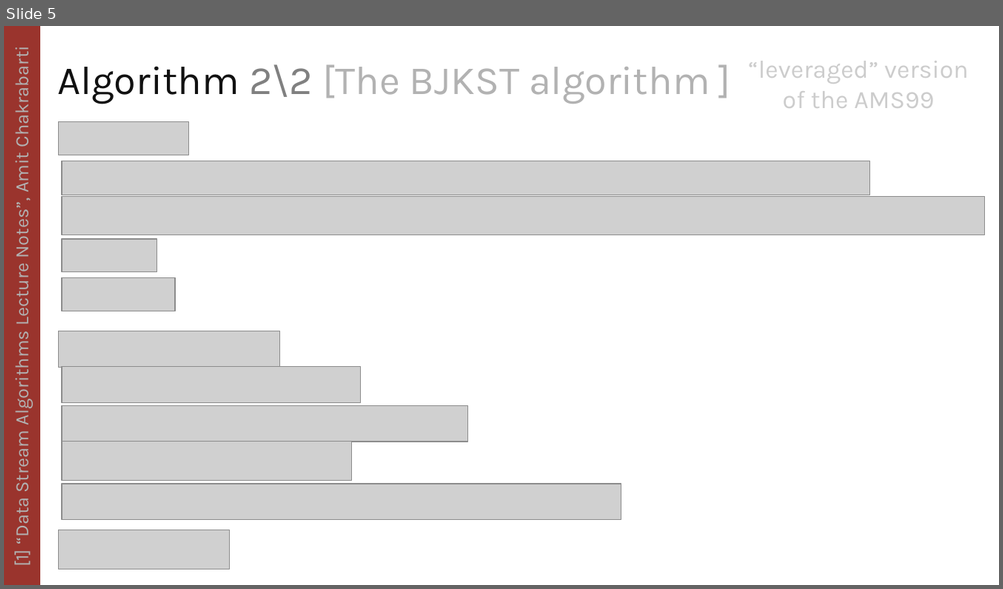
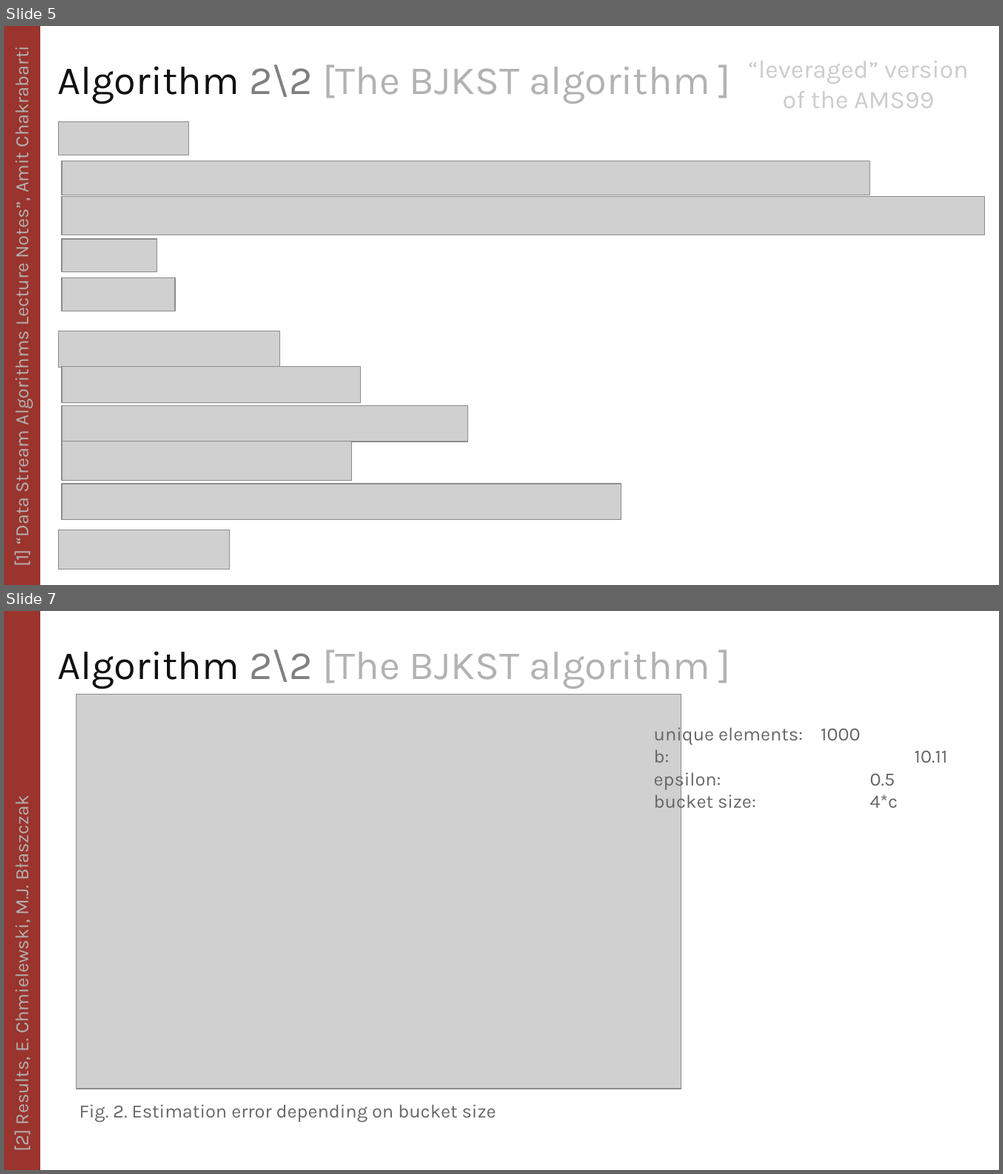
Before and after one commit to kermitsmind/BJKST_algorithm, a slide deck: BJKST_presentation.odp. Shown one above the other, each under a label of ours: slide 5 before the commit, slides 5 and 7 after it; the slides between them are not shown. The pictures are 1003x589 and 1003x1174 pixels, drawn with LibreOffice and Linux fonts; fonts in the diff are those of the drawing; grey boxes stand for pictures. Boxes give left, top, right and bottom in pixels: in the first picture for what was removed or moved away, otherwise in the second. Text is boxed around its words. In the diff, an @@ line names an element or a change of style, - is before the commit and + after.

```diff
--- a/BJKST_presentation.odp
+++ b/BJKST_presentation.odp
@@ slide 7 added at (4,611,999,1170), background #FFFFFF @@
@@ rectangle added at (4,611,40,1170), fill #9A342D, outline #9A342D 0 pt @@
@@ title added at (57,649,710,689), 32 pt, text #B2B2B2 @@
+Algorithm 2\2 [The BJKST algorithm ]
@@ picture added at (77,695,681,1089) @@
@@ text added at (654,723,948,813), 15 pt, text #666666 @@
+unique elements: 1000
+b: 10.11
+epsilon: 0.5
+bucket size: 4*c
@@ text added at (9,803,34,1150), 15 pt, text #B2B2B2 @@
+[2] Results, E. Chmielewski, M.J. Błaszczak
@@ text added at (79,1105,496,1122), 15 pt, text #666666 @@
+Fig. 2. Estimation error depending on bucket size
```
Also in this commit, not shown: 2 slides changed, 2 other slides added, 5 other files.
